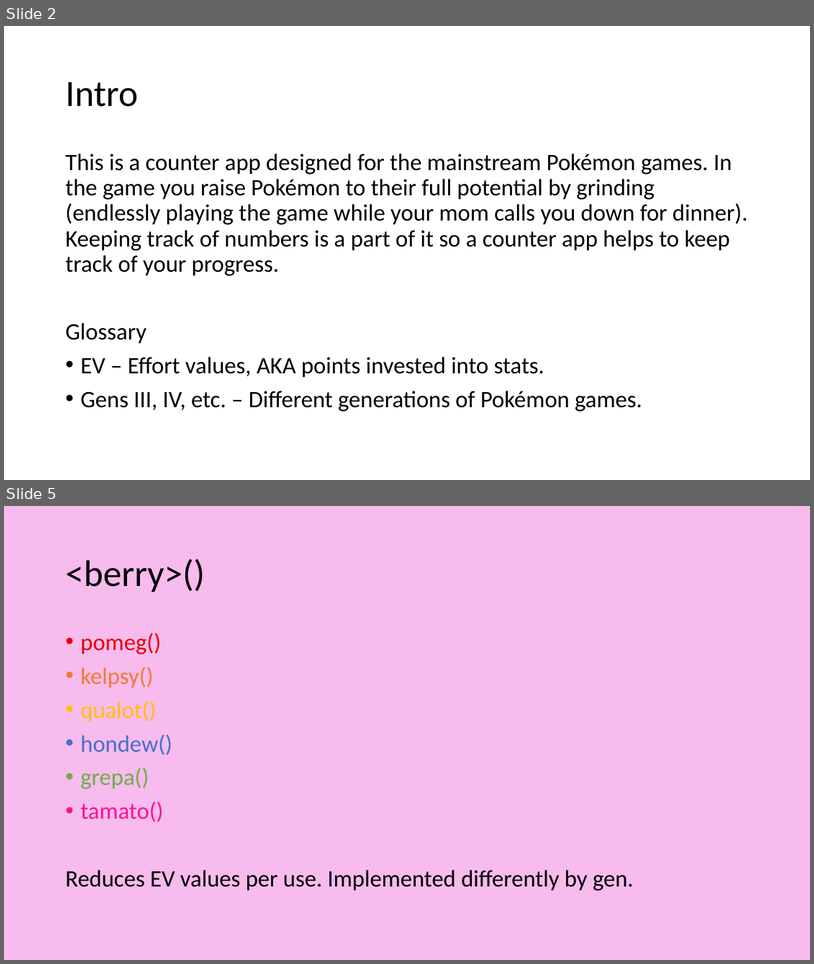
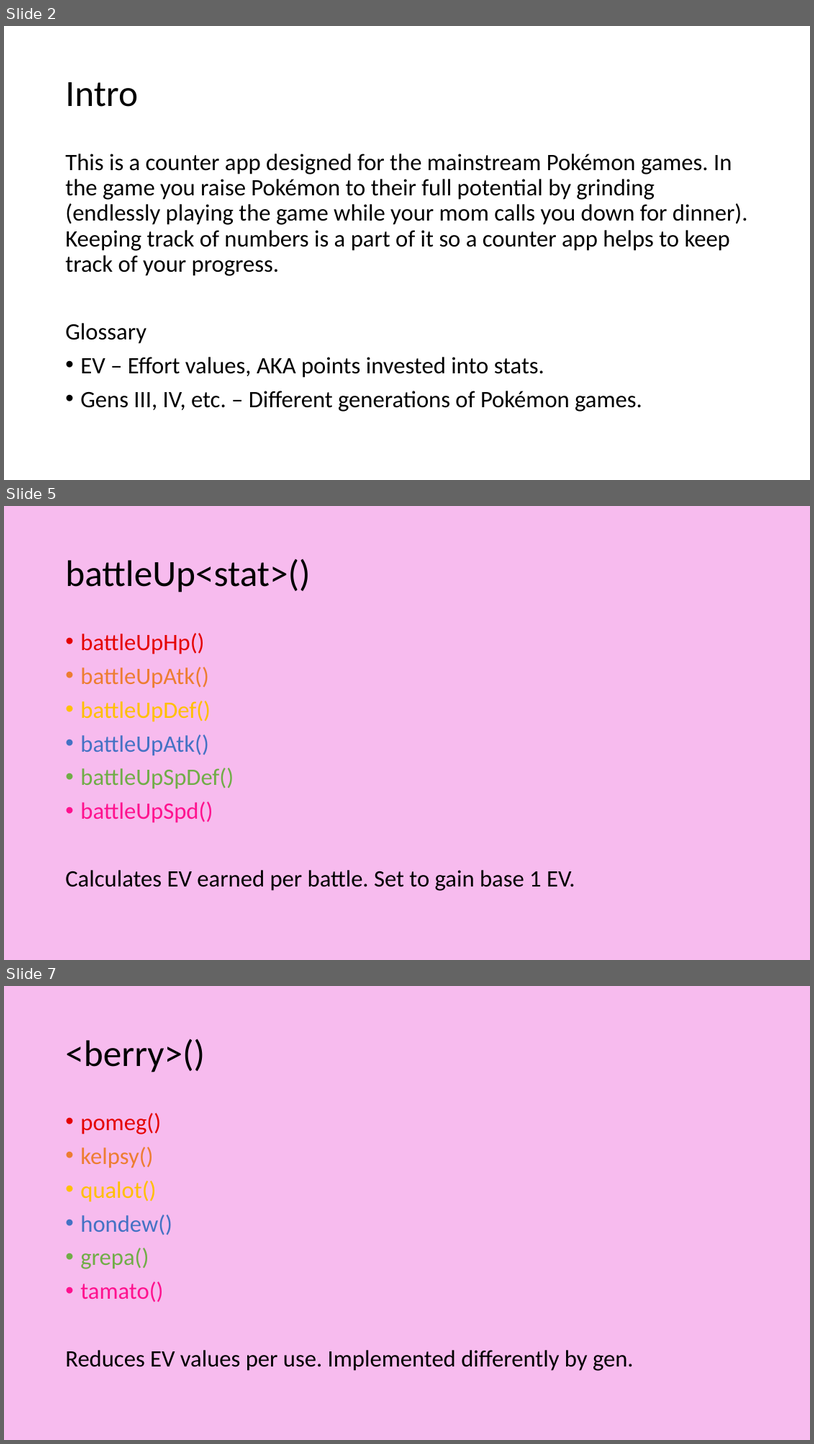
Before and after one commit to Ellime/PokemonEVCounter, a slide deck: Outline_PokemonEVCounterApp.pptx. Shown one above the other, each under a label of ours: slides 2 and 5 before the commit, slides 2, 5 and 7 after it; the slides between them are not shown. The pictures are 814x964 and 814x1444 pixels, drawn with LibreOffice and Linux fonts; fonts in the diff are those of the drawing. Boxes give left, top, right and bottom in pixels: in the first picture for what was removed or moved away, otherwise in the second. Text is boxed around its words. In the diff, an @@ line names an element or a change of style, - is before the commit and + after.

```diff
--- a/Outline_PokemonEVCounterApp.pptx
+++ b/Outline_PokemonEVCounterApp.pptx
@@ slide 5 added at [4,506,810,960], background #F7BBEE @@
@@ title added at [65,559,310,592], 44 pt, text #000000 @@
+battleUp<stat>()
@@ text added at [65,633,575,890], 28 pt, text #000000 @@
+• battleUpHp()
+• battleUpAtk()
+• battleUpDef()
+• battleUpAtk()
+• battleUpSpDef()
+• battleUpSpd()
+Calculates EV earned per battle. Set to gain base 1 EV.
@@ what was slide 5 is now slide 7 @@
```
Also in this commit, not shown: 8 slides changed, 6 other slides added, 1 slide removed.
